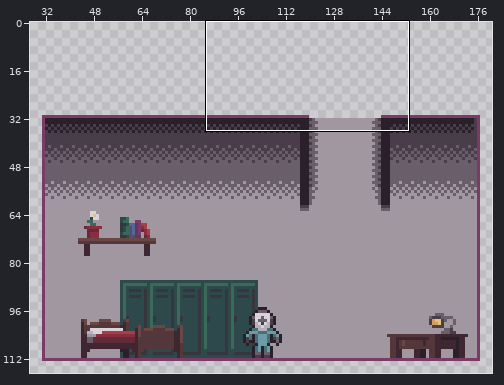
Pixel-art file, stored at Assets/Sprites/Hangar/hangarStuff.ase. Above: a wide view before the commit, with the close-up outlined.
Close-up. Earlier state:
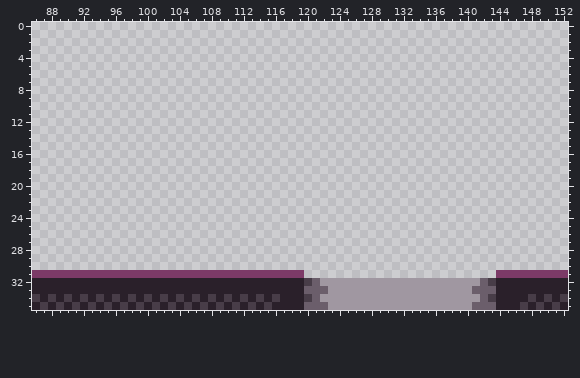
256x128 pixels, 1 frame. Shown: x 86..152, y 0..35. The wide view leaves out empty margins.
Once edited:
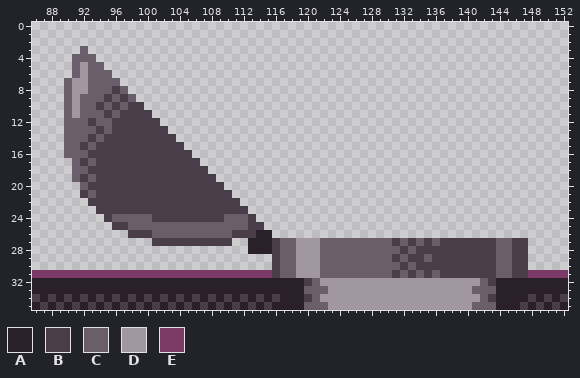
Palette (. is transparent): A #2a202a  B #483d48  C #6b5e6b  D #a097a1  E #7c3a67
The exact change:
--- layer "Layer 4"
@@ x 86..152 @@
  2 ...................................................................
- 3 ...................................................................
- 4 ...................................................................
- 5 ...................................................................
- 6 ...................................................................
- 7 ...................................................................
- 8 ...................................................................
- 9 ...................................................................
-10 ...................................................................
-11 ...................................................................
-12 ...................................................................
-13 ...................................................................
-14 ...................................................................
-15 ...................................................................
-16 ...................................................................
-17 ...................................................................
-18 ...................................................................
-19 ...................................................................
-20 ...................................................................
-21 ...................................................................
-22 ...................................................................
-23 ...................................................................
-24 ...................................................................
-25 ...................................................................
-26 ...................................................................
-27 ...................................................................
-28 ...................................................................
-29 ...................................................................
-30 ...................................................................
-31 EEEEEEEEEEEEEEEEEEEEEEEEEEEEEEEEEE........................EEEEEEEEE
+ 3 ......C............................................................
+ 4 .....CCC...........................................................
+ 5 .....CDCC..........................................................
+ 6 .....CDCCC.........................................................
+ 7 ....CDDCCCC........................................................
+ 8 ....CDDCCCBC.......................................................
+ 9 ....CDCCCBCBC......................................................
+10 ....CDCCBCBCBB.....................................................
+11 ....CDCCCBCBBBB....................................................
+12 ....CCCBCCBBBBBB...................................................
+13 ....CCCCBCBBBBBBB..................................................
+14 ....CCCBCBBBBBBBBB.................................................
+15 ....CCBCBBBBBBBBBBB................................................
+16 ....CCCBBBBBBBBBBBBB...............................................
+17 .....CBCBBBBBBBBBBBBB..............................................
+18 .....CCBBBBBBBBBBBBBBB.............................................
+19 .....CBCBBBBBBBBBBBBBBB............................................
+20 ......CBBBBBBBBBBBBBBBBB...........................................
+21 ......BCBBBBBBBBBBBBBBBBB..........................................
+22 .......BBBBBBBBBBBBBBBBBBB.........................................
+23 ........BBBBBBBBBBBBBBBBBBB........................................
+24 .........BCCCCCBBBBBBBBBCCCB.......................................
+25 ..........BBCCCCCCCCCCCCCCCBB......................................
+26 ............BBBCCCCCCCCCCBBBAA.....................................
+27 ...............BBBBBBBBBB..AAABCCDDDCCCCCCCCCBCBCBCBBBBBBBCCBB.....
+28 ...........................AAABCCDDDCCCCCCCCCCBCBBBBBBBBBBCCBB.....
+29 ..............................BCCDDDCCCCCCCCCBCBBCBBBBBBBBCCBB.....
+30 ..............................BCCDDDCCCCCCCCCCBCBBBBBBBBBBCCBB.....
+31 EEEEEEEEEEEEEEEEEEEEEEEEEEEEEEBCCDDDCCCCCCCCCBCBCBCBBBBBBBCCBBEEEEE
 32 AAAAAAAAAAAAAAAAAAAAAAAAAAAAAAAAAABCDDDDDDDDDDDDDDDDDDDDCBAAAAAAAAA
Where, in picture pixels (left, top, right, bottom), the same in both close-ups:
changed: (64, 46, 528, 278)
